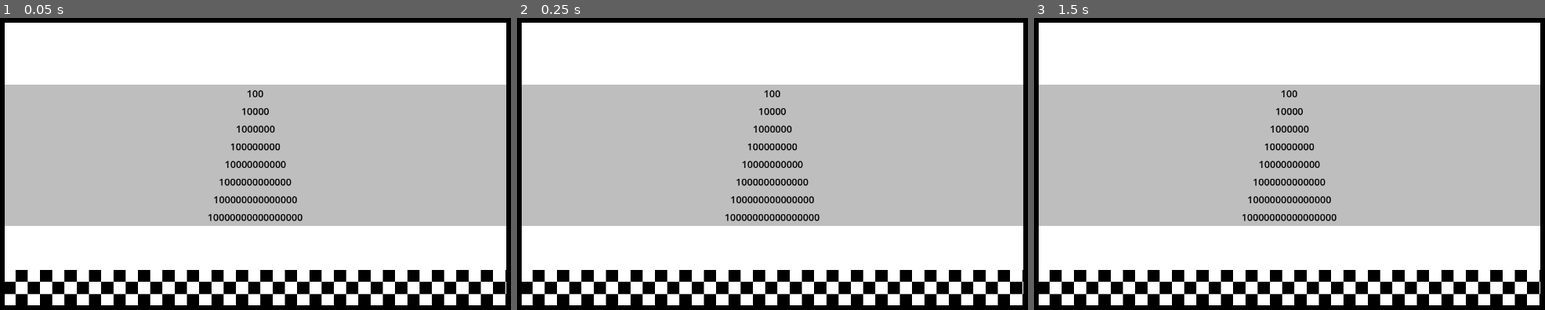
Above: before the commit, frames 1-3 (left to right).
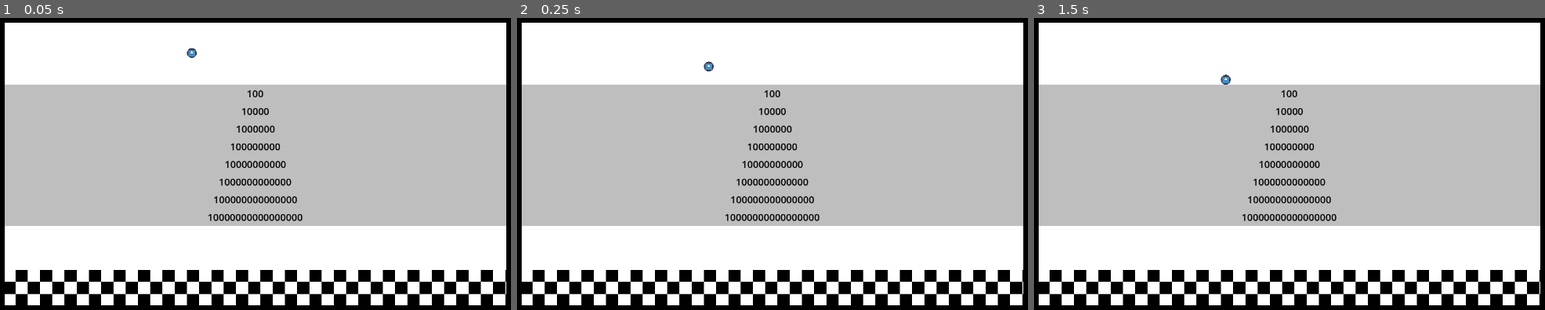
Above: after the commit, the same moments.

Repository: Rundll86/fallingballs
Game: Godot game, scene res://components/World.tscn
Same seed, same stepped clock (60 frames per second), same inputs: the game is played once before the commit and once after it. Before the commit the project starts from res://components/Scenes/Playgrounds/GravityBox.tscn. The engine's default icon, where the game draws it, is replaced by a stand-in: a white triangle on a blue panel in a dark square.
Inputs:
- Up to frame 1 (0.05 s): no input
- Up to frame 2 (0.25 s): no input
- Up to frame 3 (1.5 s): tap Enter at 0.5 s; tap Space at 1.25 s

The runs differ from the first frame. In frame 1, less than 0.1% of the frame differs, in the area x 36-39%, y 10-14%; in frame 2, less than 0.1%, in the area x 36-39%, y 14-19%; in frame 3, less than 0.1%.

Commit message:
feat: 添加圆形组件并重构球体基础类
- 新增Circle.gd工具脚本用于生成圆形多边形
- 重构BallBase.gd添加半径属性和动态调整功能
- 更新BallBase.tscn场景使用新的圆形组件
- 修改主场景为World.tscn

Diff:
--- a/components/Abstracts/BallBase.tscn
+++ b/components/Abstracts/BallBase.tscn
@@ -1,17 +1,25 @@
-[gd_scene load_steps=3 format=3 uid="uid://2ieitt62h5rm"]
+[gd_scene load_steps=5 format=3 uid="uid://2ieitt62h5rm"]
 
 [ext_resource type="Script" path="res://scripts/Statemachines/BallBase.gd" id="1_6n61d"]
+[ext_resource type="Script" path="res://scripts/Statemachines/Circle.gd" id="2_cnf5w"]
+[ext_resource type="Texture2D" uid="uid://gjopiwetb1c4" path="res://icon.svg" id="3_t36mp"]
 
-[sub_resource type="CircleShape2D" id="CircleShape2D_5p1k2"]
+[sub_resource type="CircleShape2D" id="CircleShape2D_720rr"]
 
 [node name="Ball" type="RigidBody2D"]
 script = ExtResource("1_6n61d")
 
 [node name="hitbox" type="CollisionShape2D" parent="."]
-shape = SubResource("CircleShape2D_5p1k2")
+unique_name_in_owner = true
+shape = SubResource("CircleShape2D_720rr")
 
 [node name="mask" type="Polygon2D" parent="."]
 unique_name_in_owner = true
+clip_children = 1
+polygon = PackedVector2Array(10, 0, 9.80785, 1.9509, 9.2388, 3.82683, 8.3147, 5.5557, 7.07107, 7.07107, 5.5557, 8.3147, 3.82683, 9.2388, 1.9509, 9.80785, -4.37114e-07, 10, -1.9509, 9.80785, -3.82683, 9.2388, -5.5557, 8.3147, -7.07107, 7.07107, -8.3147, 5.5557, -9.2388, 3.82683, -9.80785, 1.9509, -10, -8.74228e-07, -9.80785, -1.9509, -9.2388, -3.82683, -8.3147, -5.5557, -7.07107, -7.07107, -5.5557, -8.31469, -3.82684, -9.2388, -1.9509, -9.80785, 1.19249e-07, -10, 1.9509, -9.80785, 3.82684, -9.23879, 5.5557, -8.3147, 7.07107, -7.07107, 8.3147, -5.5557, 9.2388, -3.82683, 9.80785, -1.9509)
+script = ExtResource("2_cnf5w")
 
 [node name="texture" type="Sprite2D" parent="mask"]
 unique_name_in_owner = true
+scale = Vector2(0.15625, 0.15625)
+texture = ExtResource("3_t36mp")
--- /dev/null
+++ b/components/World.tscn
@@ -0,0 +1,11 @@
+[gd_scene load_steps=3 format=3 uid="uid://h8i5gxomlxpq"]
+
+[ext_resource type="PackedScene" uid="uid://d0jigswwk1dgh" path="res://components/Scenes/Playgrounds/GravityBox.tscn" id="1_afrxx"]
+[ext_resource type="PackedScene" uid="uid://cw6int17exqy3" path="res://components/Scenes/Balls/DamageBall.tscn" id="2_6qmjj"]
+
+[node name="World" type="Node2D"]
+
+[node name="Playground" parent="." instance=ExtResource("1_afrxx")]
+
+[node name="Ball" parent="Playground" instance=ExtResource("2_6qmjj")]
+position = Vector2(510, 133)
--- a/project.godot
+++ b/project.godot
@@ -11,7 +11,7 @@
 [application]
 
 config/name="FallingBalls"
-run/main_scene="res://components/Scenes/Playgrounds/GravityBox.tscn"
+run/main_scene="res://components/World.tscn"
 config/features=PackedStringArray("4.3", "GL Compatibility")
 config/icon="res://icon.svg"
 
--- a/scripts/Statemachines/BallBase.gd
+++ b/scripts/Statemachines/BallBase.gd
@@ -1,4 +1,17 @@
+@tool
 extends RigidBody2D
 class_name BallBase
 
+@export var radius: float = 10
 @export var displayName: String = "未命名球"
+
+@onready var hitbox: CollisionShape2D = $"%hitbox"
+@onready var mask: Circle = $"%mask"
+@onready var texture: Sprite2D = $"%texture"
+
+func _ready():
+	hitbox.shape = hitbox.shape.duplicate()
+func _process(_delta):
+	hitbox.shape.radius = radius
+	mask.radius = radius
+	texture.scale = (Vector2.ONE * 2 * radius) / texture.get_rect().size
--- /dev/null
+++ b/scripts/Statemachines/Circle.gd
@@ -0,0 +1,14 @@
+@tool
+extends Polygon2D
+class_name Circle
+
+@export var radius: float = 10
+@export var cornerDetail: int = 32
+
+func _process(_delta):
+	polygon = getPolygon()
+func getPolygon():
+	var result: Array[Vector2] = []
+	for i in cornerDetail:
+		result.append(Vector2.from_angle(deg_to_rad(360.0 / cornerDetail * i)) * radius)
+	return result
